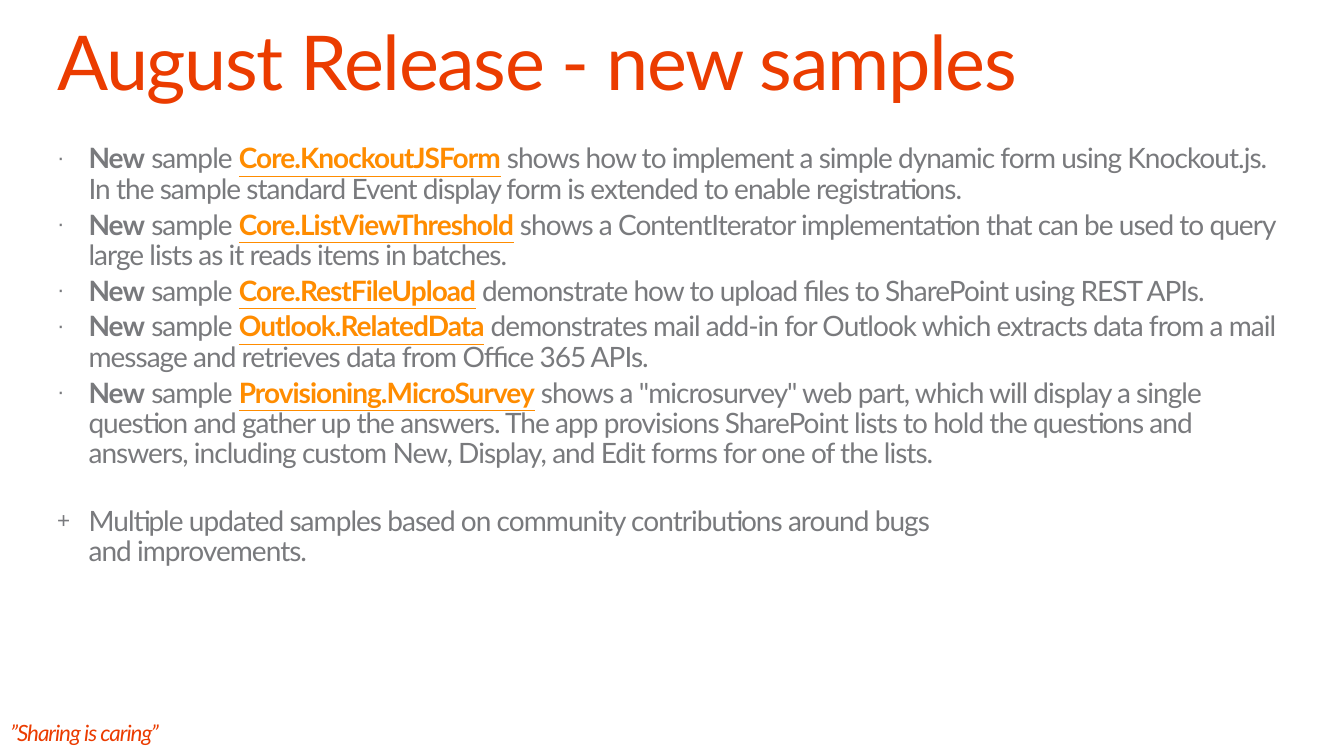
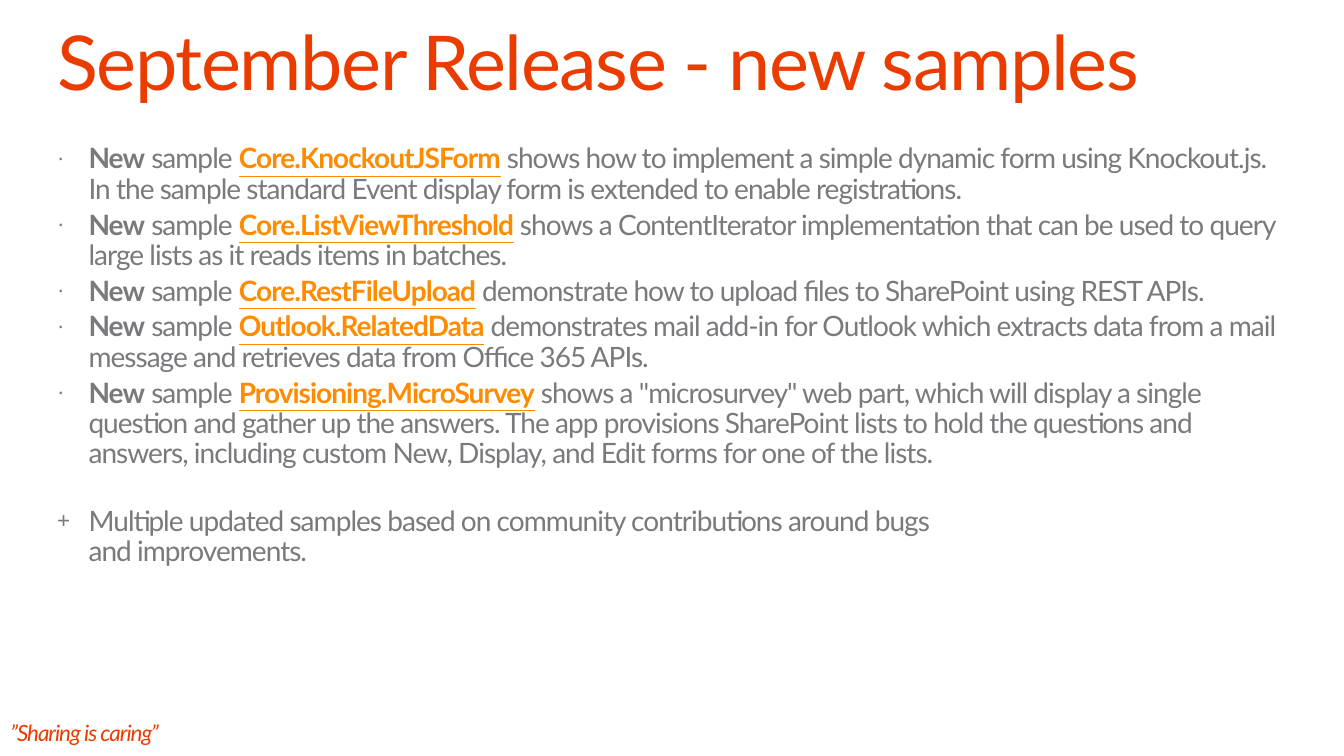
Before and after one commit to SharePoint/PnP-Guidance, a slide deck: slide 10 of documentation/Community Calls/PnP Community Call - 2015 September.pptx. Drawn at 1344x756 pixels with LibreOffice and Linux fonts; fonts in the diff are those of the drawing; background and template pictures are left out. Boxes give left, top, right and bottom in pixels: in the first picture for what was removed or moved away, otherwise in the second. Text is boxed around its words. In the diff, an @@ line names an element or a change of style, - is before the commit and + after.

Commit message:
Updated few typos

```diff
--- a/documentation/Community Calls/PnP Community Call - 2015 September.pptx
+++ b/documentation/Community Calls/PnP Community Call - 2015 September.pptx
@@ title at box(57, 34, 1139, 103): text changed @@
-August Release - new samples
+September Release - new samples
```
Also in this commit, not shown: 1 other slide changed.
